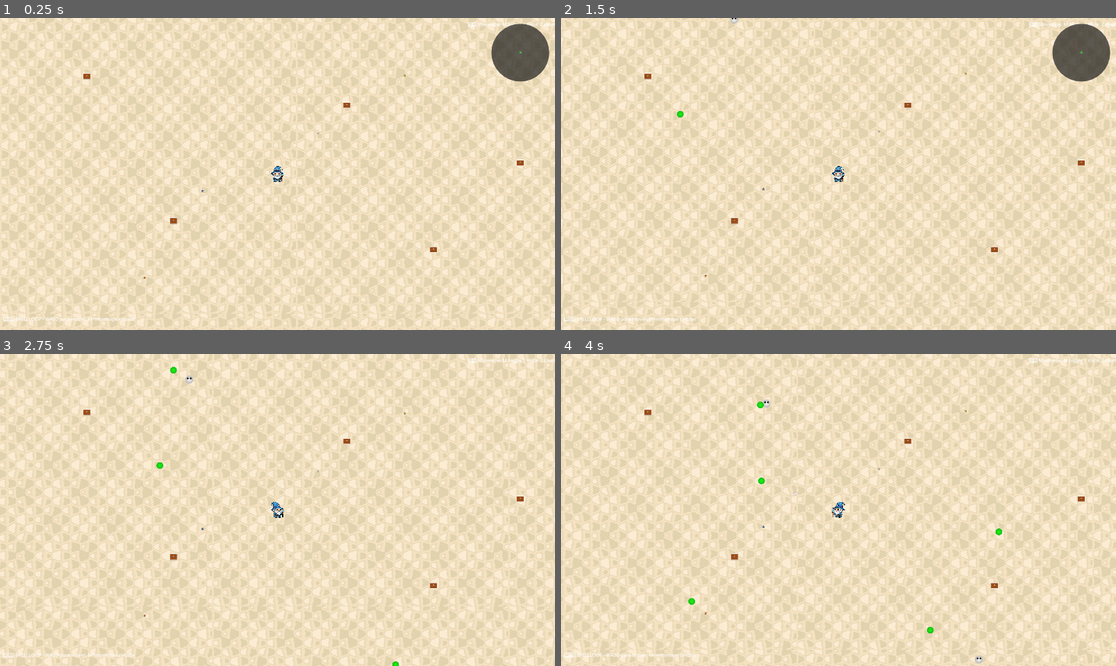
Above: before the commit, frames 1-4 (two rows, left to right).
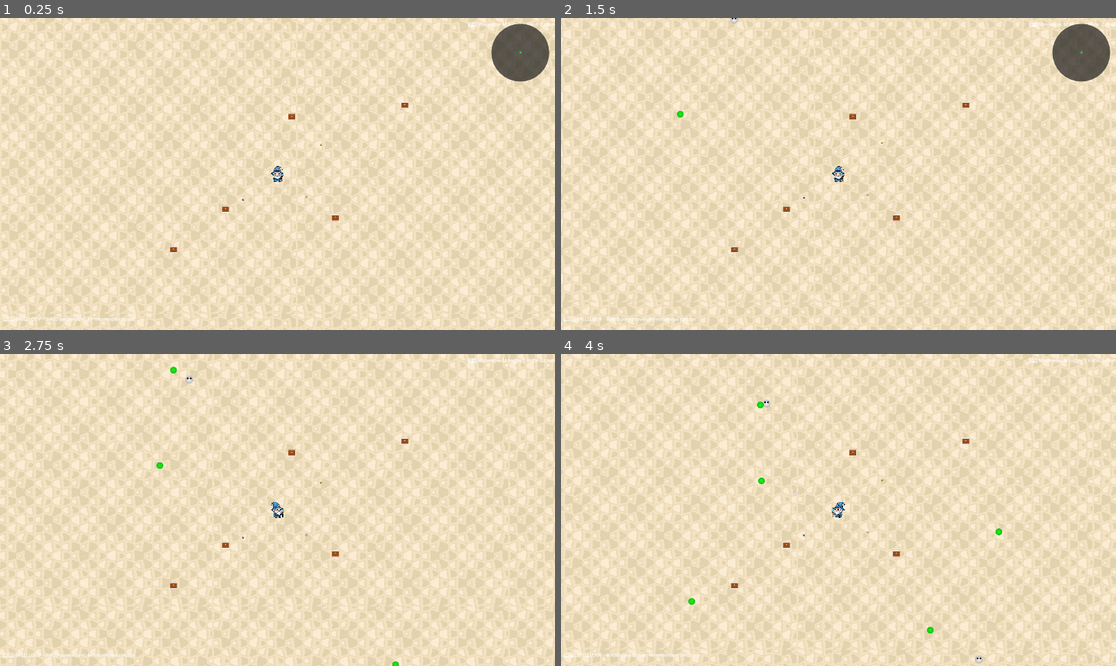
Above: after the commit, the same moments.

Repository: dsuarezmarra/spellloop
Game: Godot game, scene res://scenes/SpellloopMain.tscn
Two runs of this game, one before a commit and one after it. Both use one fixed random seed, a clock stepped at 60 frames per second and the inputs below. This scene is started directly instead of the project's main scene.
Inputs (mouse positions are in pixels of both pictures, inside the frame that each line leads up to):
- Up to frame 1 (0.25 s): no input
- Up to frame 2 (1.5 s): tap Enter (ui_accept) at 0.5, 0.77 s; move the mouse to (1082, 52) at 0.52 s; hold D (move_right) 0.53-1.28 s; click (1082, 52) at 0.6 s; move the mouse to (727, 189) at 1.27 s; hold S (move_down) from 1.28 s (still down); tap Shift (dash) at 1.35 s
- Up to frame 3 (2.75 s): tap Enter (ui_accept) at 1.52 s; move the mouse to (333, 441) at 2.02 s; release S (move_down) at 2.03 s; hold D (move_right) from 2.03 s (still down); tap M at 2.1 s
- Up to frame 4 (4 s): move the mouse to (810, 572) at 2.77 s; release D (move_right) at 2.78 s; hold W (move_up) 2.78-3.53 s; tap R at 2.85 s; click (810, 572) at 2.92 s; tap Enter (ui_accept) at 3.02, 3.77 s; move the mouse to (1005, 556) at 3.52 s; hold A (move_left) from 3.53 s (still down); tap 1 at 3.6 s

The runs differ from the first frame. In frame 1, 0.3% of the frame differs, in the area x 14-95%, y 17-84%; in frame 2, 0.3%; in frame 3, 0.3%; in frame 4, 0.3%.

Commit message:
feat: Implementar sistema de cofres fijos y dinámicos, optimizar generación y limpieza de cofres

Diff:
--- a/project/scripts/core/ItemManager.gd
+++ b/project/scripts/core/ItemManager.gd
@@ -18,10 +18,18 @@
 # Referencias
 var player: CharacterBody2D
 var world_manager: InfiniteWorldManager
+var static_objects_container: Node2D  # Contenedor para objetos estáticos (no se mueve)
 
 # Cofres activos
 var active_chests: Array[Node2D] = []
-var chest_spawn_chance: float = 0.3  # Aumentado temporalmente para testing (30%)
+var fixed_chests: Array[Node2D] = []  # Cofres fijos iniciales cerca del player
+var chest_spawn_chance: float = 0.15  # Reducida para evitar spam (15%)
+
+# Sistema de spawn dinámico
+var last_player_position: Vector2
+var distance_for_new_chest: float = 500.0  # Distancia que debe recorrer el player para spawns
+var max_active_chests: int = 8  # Máximo de cofres activos en el mundo
+var min_chest_distance: float = 300.0  # Distancia mínima entre cofres
 
 # Configuración de items
 var item_types: Dictionary = {}
@@ -35,6 +43,10 @@
 	print("📦 Inicializando ItemManager...")
 	player = player_ref
 	world_manager = world_ref
+	last_player_position = player.global_position
+
+	# Crear contenedor para objetos estáticos (cofres, items)
+	create_static_container()
 
 	# Conectar señales del mundo
 	if world_manager.has_signal("chunk_generated"):
@@ -43,8 +55,8 @@
 	else:
 		print("❌ Error: chunk_generated signal no encontrada")
 
-	# Crear algunos items de prueba cerca del player para testing
-	create_test_items()
+	# Crear cofres fijos iniciales y sistema dinámico
+	create_initial_setup()
 
 	print("📦 Sistema de items inicializado")
 
@@ -104,8 +116,54 @@
 
 	print("📦 ", item_types.size(), " tipos de items configurados")
 
+func _process(_delta):
+	"""Actualizar sistema dinámico de cofres"""
+	if not player:
+		return
+
+	# Verificar si el player se ha movido lo suficiente para spawnar un nuevo cofre
+	var current_pos = player.global_position
+	var distance_moved = current_pos.distance_to(last_player_position)
+
+	if distance_moved >= distance_for_new_chest:
+		consider_spawning_dynamic_chest()
+		last_player_position = current_pos
+
+	# Limpiar cofres muy lejanos para optimizar
+	cleanup_distant_chests()
+
+func create_static_container():
+	"""Crear contenedor para objetos estáticos que NO se mueven con el mundo"""
+	static_objects_container = Node2D.new()
+	static_objects_container.name = "StaticObjectsContainer"
+
+	# Añadir al nodo raíz de la escena, NO al world_manager que se mueve
+	var scene_root = get_tree().current_scene
+	scene_root.add_child(static_objects_container)
+
+	print("📦 Contenedor estático creado para cofres e items")
+
+func convert_world_to_static_position(world_position: Vector2) -> Vector2:
+	"""Convertir posición del mundo móvil a posición estática"""
+	if not world_manager:
+		return world_position
+
+	# Compensar el offset del mundo que se mueve
+	# Si el mundo se mueve hacia la izquierda, los objetos estáticos deben estar más a la derecha
+	var static_position = world_position - world_manager.world_offset
+	return static_position
+
+func convert_static_to_world_position(static_position: Vector2) -> Vector2:
+	"""Convertir posición estática a posición del mundo móvil"""
+	if not world_manager:
+		return static_position
+
+	# Aplicar el offset del mundo que se mueve
+	var world_position = static_position + world_manager.world_offset
+	return world_position
+
 func _on_chunk_generated(chunk_pos: Vector2i):
-	"""Manejar generación de nuevo chunk"""
+	"""Manejar generación de nuevo chunk - Sistema dinámico mejorado"""
 	print("📦 Chunk generado: ", chunk_pos, " - Evaluando spawn de cofre...")
 
 	# Verificar que no esté muy cerca del player (evitar spawn inmediato)
@@ -115,20 +173,21 @@
 	)
 
 	var distance_to_player_chunk = chunk_pos.distance_to(player_chunk)
-	if distance_to_player_chunk < 1.5:  # Al menos 1.5 chunks de distancia
+	if distance_to_player_chunk < 2.0:  # Al menos 2 chunks de distancia
 		print("📦 Chunk muy cerca del player, no generando cofre")
 		return
 
-	# Probabilidad ajustada según distancia
-	var distance_factor = min(distance_to_player_chunk / 3.0, 1.0)  # Máximo factor a distancia 3
-	var adjusted_chance = chest_spawn_chance * distance_factor
-
-	# Posibilidad de generar cofre en el chunk
-	if randf() < adjusted_chance:
-		print("📦 ¡Generando cofre en chunk ", chunk_pos, "! (probabilidad: ", adjusted_chance, ")")
+	# Verificar límite de cofres activos
+	if active_chests.size() >= max_active_chests:
+		print("📦 Máximo de cofres activos alcanzado (", max_active_chests, ")")
+		return
+
+	# Probabilidad muy baja para evitar spam
+	if randf() < chest_spawn_chance:
+		print("📦 ¡Generando cofre dinámico en chunk ", chunk_pos, "!")
 		spawn_chest_in_chunk(chunk_pos)
 	else:
-		print("📦 No se genera cofre en chunk ", chunk_pos, " (probabilidad: ", adjusted_chance, ")")
+		print("📦 No se genera cofre en chunk ", chunk_pos)
 
 func spawn_chest_in_chunk(chunk_pos: Vector2i):
 	"""Generar cofre en un chunk específico"""
@@ -147,7 +206,14 @@
 	spawn_chest(chest_pos)
 
 func spawn_chest(position: Vector2, chest_type: String = "normal"):
-	"""Crear cofre en posición específica"""
+	"""Crear cofre en posición específica del mundo"""
+	# Verificar que no esté muy cerca de otros cofres
+	for existing_chest in active_chests:
+		if is_instance_valid(existing_chest):
+			if existing_chest.global_position.distance_to(position) < min_chest_distance:
+				print("📦 Posición muy cerca de otro cofre, cancelando spawn")
+				return
+
 	var chest = TreasureChest.new()
 
 	# Determinar rareza del cofre usando nivel del jugador
@@ -159,17 +225,24 @@
 	chest.initialize(position, chest_type, player, 0)  # Usar rareza básica por ahora
 	chest.chest_opened.connect(_on_chest_opened)
 
-	# Añadir al mundo fijo, no al current_scene que podría moverse
-	if world_manager:
-		world_manager.add_child(chest)
+	# CLAVE: Añadir al contenedor estático, NO al world_manager que se mueve
+	if static_objects_container:
+		static_objects_container.add_child(chest)
+		print("📦 Cofre añadido al contenedor estático")
 	else:
-		get_tree().current_scene.add_child(chest)
+		print("❌ Error: Contenedor estático no disponible")
+		return
+
+	# Calcular posición relativa al mundo que se mueve
+	var world_adjusted_position = convert_world_to_static_position(position)
+	chest.global_position = world_adjusted_position
+
 	active_chests.append(chest)
 
 	# Emitir señal
 	chest_spawned.emit(chest)
 
-	print("📦 Cofre generado en: ", position)
+	print("📦 Cofre generado ESTÁTICO en posición: ", world_adjusted_position)
 
 func _on_chest_opened(chest: Node2D, items: Array):
 	"""Manejar apertura de cofre"""
@@ -267,24 +340,6 @@
 
 	return filtered_items[randi() % filtered_items.size()]
 
-func cleanup_distant_chests():
-	"""Limpiar cofres muy lejanos del player"""
-	var max_distance = 1000.0
-	var chests_to_remove = []
-
-	for chest in active_chests:
-		if not is_instance_valid(chest):
-			chests_to_remove.append(chest)
-			continue
-
-		var distance = chest.global_position.distance_to(player.global_position)
-		if distance > max_distance:
-			chests_to_remove.append(chest)
-			chest.queue_free()
-
-	for chest in chests_to_remove:
-		active_chests.erase(chest)
-
 func get_chest_count() -> int:
 	"""Obtener número de cofres activos"""
 	return active_chests.size()
@@ -317,32 +372,135 @@
 	return item_data
 
 func create_test_items():
-	"""Crear items y cofres de prueba para testing"""
-	print("📦 Iniciando creación de items de prueba...")
+	"""Crear items y cofres de prueba para testing - REEMPLAZADO por create_initial_setup"""
+	print("📦 create_test_items() ha sido reemplazado por create_initial_setup()")
+
+func create_initial_setup():
+	"""Crear configuración inicial: 3 cofres fijos cerca del player + items de prueba"""
+	print("📦 Iniciando configuración inicial del sistema...")
 
 	if not player:
-		print("❌ Error: Player no disponible para crear items de prueba")
+		print("❌ Error: Player no disponible para crear configuración inicial")
 		return
 
 	var player_pos = player.global_position
 	print("📦 Posición del player: ", player_pos)
 
-	# Crear algunos cofres de prueba en posiciones absolutas del mundo
-	print("📦 Creando cofres de prueba...")
-	spawn_chest(Vector2(1200, 300), "normal")  # Cofre fijo en posición absoluta
-	spawn_chest(Vector2(600, 700), "normal")   # Cofre fijo en posición absoluta
-	spawn_chest(Vector2(1500, 800), "normal")  # Cofre fijo en posición absoluta
-	spawn_chest(Vector2(300, 200), "normal")   # Cofre fijo en posición absoluta
-	spawn_chest(Vector2(1800, 500), "normal")  # Cofre fijo en posición absoluta
-
-	# Crear algunos items de prueba en posiciones absolutas
+	# CREAR 3 COFRES FIJOS ALCANZABLES CERCA DEL PLAYER
+	print("📦 Creando 3 cofres fijos cerca del player...")
+
+	# Cofres fijos en posiciones calculadas alrededor del player (alcanzables)
+	var fixed_positions = [
+		player_pos + Vector2(200, 150),   # Cofre 1: derecha-abajo del player
+		player_pos + Vector2(-180, 120),  # Cofre 2: izquierda-abajo del player
+		player_pos + Vector2(50, -200)    # Cofre 3: arriba del player
+	]
+
+	for i in range(fixed_positions.size()):
+		var chest_pos = fixed_positions[i]
+		spawn_fixed_chest(chest_pos, "fixed")
+		print("📦 Cofre fijo ", i + 1, " creado en: ", chest_pos)
+
+	# CREAR ALGUNOS COFRES LEJANOS PARA EXPLORACIÓN
+	print("📦 Creando cofres de exploración...")
+	var exploration_positions = [
+		Vector2(1400, 300),   # Cofre de exploración lejano
+		Vector2(600, 800),    # Cofre de exploración lejano
+	]
+
+	for pos in exploration_positions:
+		spawn_chest(pos, "exploration")
+
+	# Crear algunos items de prueba
 	print("📦 Creando items de prueba...")
-	create_test_item_drop(Vector2(1100, 400), "weapon_damage", ItemsDefinitions.ItemRarity.WHITE)
-	create_test_item_drop(Vector2(700, 600), "health_boost", ItemsDefinitions.ItemRarity.BLUE)
-	create_test_item_drop(Vector2(1400, 200), "speed_boost", ItemsDefinitions.ItemRarity.YELLOW)
-	create_test_item_drop(Vector2(500, 900), "new_weapon", ItemsDefinitions.ItemRarity.ORANGE)
-
-	print("📦 Items y cofres de prueba creados en posiciones fijas del mundo")
+	create_test_item_drop(player_pos + Vector2(100, 80), "weapon_damage", ItemsDefinitions.ItemRarity.WHITE)
+	create_test_item_drop(player_pos + Vector2(-120, 90), "health_boost", ItemsDefinitions.ItemRarity.BLUE)
+	create_test_item_drop(player_pos + Vector2(150, -100), "speed_boost", ItemsDefinitions.ItemRarity.YELLOW)
+
+	print("📦 Configuración inicial completada: 3 cofres fijos + 2 exploración + 3 items")
+
+func spawn_fixed_chest(position: Vector2, chest_type: String = "fixed"):
+	"""Crear cofre fijo inicial (no se cuenta para límites dinámicos)"""
+	var chest = TreasureChest.new()
+
+	chest.initialize(position, chest_type, player, 0)
+	chest.chest_opened.connect(_on_chest_opened)
+
+	# CLAVE: Añadir al contenedor estático, NO al world_manager que se mueve
+	if static_objects_container:
+		static_objects_container.add_child(chest)
+	else:
+		print("❌ Error: Contenedor estático no disponible")
+		return
+
+	# Calcular posición relativa al mundo que se mueve
+	var world_adjusted_position = convert_world_to_static_position(position)
+	chest.global_position = world_adjusted_position
+
+	fixed_chests.append(chest)
+
+	print("📦 Cofre FIJO ESTÁTICO generado en posición: ", world_adjusted_position)
+
+func consider_spawning_dynamic_chest():
+	"""Considerar spawnar un cofre dinámico basado en el movimiento del player"""
+	# Verificar límites
+	if active_chests.size() >= max_active_chests:
+		return
+
+	# Probabilidad de spawn dinámico (cuando el player se mueve)
+	if randf() < 0.4:  # 40% chance cuando se cumple la distancia
+		spawn_dynamic_chest()
+
+func spawn_dynamic_chest():
+	"""Spawnar cofre dinámico en posición aleatoria alrededor del player"""
+	if not player:
+		return
+
+	var player_pos = player.global_position
+
+	# Generar posición aleatoria en un rango moderado del player
+	var angle = randf() * 2 * PI
+	var distance = randf_range(400.0, 800.0)  # Entre 400 y 800 pixels del player
+
+	var spawn_pos = player_pos + Vector2(
+		cos(angle) * distance,
+		sin(angle) * distance
+	)
+
+	# Verificar que no esté muy cerca de otros cofres
+	var too_close = false
+	for existing_chest in active_chests + fixed_chests:
+		if is_instance_valid(existing_chest):
+			# Convertir posición estática del cofre a posición de mundo para comparar
+			var chest_world_pos = convert_static_to_world_position(existing_chest.global_position)
+			if chest_world_pos.distance_to(spawn_pos) < min_chest_distance:
+				too_close = true
+				break
+
+	if not too_close:
+		spawn_chest(spawn_pos, "dynamic")
+		print("📦 Cofre dinámico spawneado en: ", spawn_pos)
+
+func cleanup_distant_chests():
+	"""Limpiar cofres dinámicos muy lejanos para optimizar"""
+	if not player:
+		return
+
+	var player_pos = player.global_position
+	var max_distance = 1500.0  # Distancia máxima para mantener cofres
+
+	for i in range(active_chests.size() - 1, -1, -1):
+		var chest = active_chests[i]
+		if is_instance_valid(chest):
+			# Convertir posición estática del cofre a posición de mundo para comparar
+			var chest_world_pos = convert_static_to_world_position(chest.global_position)
+			if chest_world_pos.distance_to(player_pos) > max_distance:
+				print("📦 Removiendo cofre dinámico lejano en: ", chest_world_pos)
+				active_chests.remove_at(i)
+				chest.queue_free()
+		else:
+			# Remover referencias inválidas
+			active_chests.remove_at(i)
 
 func create_test_item_drop(position: Vector2, type: String, rarity: int):
 	"""Crear un item drop de prueba"""
@@ -352,10 +510,15 @@
 	item_drop.initialize(position, type, player, rarity)
 	item_drop.item_collected.connect(_on_item_drop_collected)
 
-	# Añadir al mundo fijo, no al current_scene que podría moverse
-	if world_manager:
-		world_manager.add_child(item_drop)
+	# CLAVE: Añadir al contenedor estático, NO al world_manager que se mueve
+	if static_objects_container:
+		static_objects_container.add_child(item_drop)
 	else:
-		get_tree().current_scene.add_child(item_drop)
-
-	print("⭐ Item de prueba creado exitosamente")
+		print("❌ Error: Contenedor estático no disponible")
+		return
+
+	# Calcular posición relativa al mundo que se mueve
+	var world_adjusted_position = convert_world_to_static_position(position)
+	item_drop.global_position = world_adjusted_position
+
+	print("⭐ Item de prueba ESTÁTICO creado en: ", world_adjusted_position)
--- /dev/null
+++ b/project/syntax_test.gd
@@ -0,0 +1,7 @@
+extends Node
+
+# Test simple de sintaxis de ItemManager
+var item_manager: ItemManager
+
+func _ready():
+	print("Test syntax OK")
Not shown, added: project/syntax_test.gd.uid
Not shown, added: project/CHEST_SYSTEM_UPGRADE.md
Not shown, added: project/ERROR_FIX_REPORT.md
Not shown, added: project/STATIC_CHESTS_FIX.md
